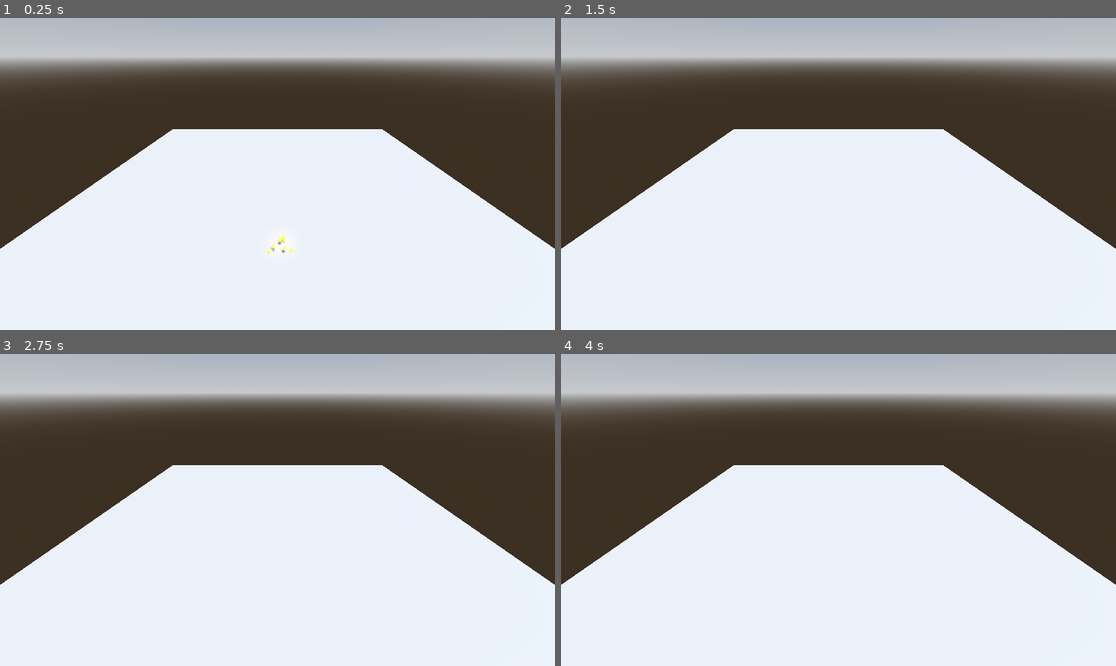
Above: before the commit, frames 1-4 (two rows, left to right).
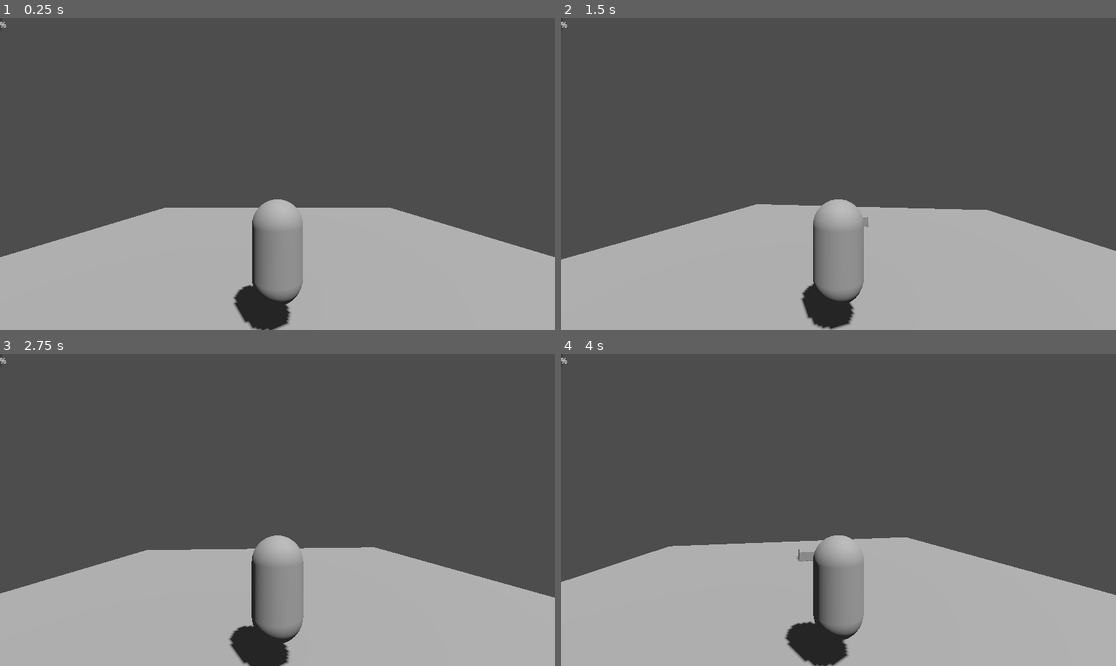
Above: after the commit, the same moments.

Repository: Icebane84/vector-nexus
Game: Godot game, scene res://scenes/world/Main.tscn
Same seed, same stepped clock (60 frames per second), same inputs: the game is played once before the commit and once after it.
Inputs (mouse positions are in pixels of both pictures, inside the frame that each line leads up to):
- Up to frame 1 (0.25 s): no input
- Up to frame 2 (1.5 s): tap Enter at 0.5 s; move the mouse to (866, 174) at 0.52 s; hold W (move_forward) from 0.53 s (still down); click (866, 174) at 0.6 s; tap Space at 1.25 s; move the mouse to (810, 174) at 1.27 s; tap Shift (dodge) at 1.35 s
- Up to frame 3 (2.75 s): keep holding W (move_forward); tap Enter at 2 s; move the mouse to (288, 503) at 2.02 s; tap E (interact) at 2.1 s
- Up to frame 4 (4 s): keep holding W (move_forward); tap Space at 2.75 s; move the mouse to (832, 516) at 2.77 s; tap Ctrl (parry) at 2.85 s; click (832, 516) at 2.92 s; tap Enter at 3.5 s; move the mouse to (877, 513) at 3.52 s; click (877, 513) at 3.6 s

The runs differ from the first frame. In frame 1, 97% of the frame differs, in the area x 0-100%, y 0-100%; in frame 2, 97%; in frame 3, 97%; in frame 4, 97%.

Commit message:
Refactor project structure and enhance components: update scene files, add HUD, implement navigation and sanity check scripts, and introduce technical skills library.

Diff:
--- a/project.godot
+++ b/project.godot
@@ -19,10 +19,6 @@
 
 Director="*res://scripts/globals/Director.gd"
 GameEvents="*res://scripts/globals/GameEvents.gd"
-CombatDirector="*res://scripts/systems/CombatDirector.gd"
-VfxPool="*res://scripts/systems/vfx/VFXPool.gd"
-QuestManager="*res://scripts/systems/QuestManager.gd"
-SaveManager="*res://scripts/systems/SaveManager.gd"
 
 [input]
 
--- a/scenes/entities/EnemyBase.tscn
+++ b/scenes/entities/EnemyBase.tscn
@@ -10,7 +10,9 @@
 
 [sub_resource type="CapsuleShape3D" id="CapsuleShape3D_enemy"]
 
-[node name="EnemyBase" type="CharacterBody3D" node_paths=PackedStringArray("state_machine")]
+[sub_resource type="BoxMesh" id="BoxMesh_la7cj"]
+
+[node name="EnemyBase" type="CharacterBody3D" node_paths=PackedStringArray("state_machine", "nav_comp")]
 script = ExtResource("1_EnemyBase")
 state_machine = NodePath("StateMachine")
 nav_comp = NodePath("NavigationComponent")
@@ -22,13 +24,11 @@
 
 [node name="AnimationPlayer" type="AnimationPlayer" parent="Visuals"]
 
+[node name="MeshInstance3D" type="MeshInstance3D" parent="Visuals"]
+mesh = SubResource("BoxMesh_la7cj")
+
 [node name="HealthComponent" type="Node" parent="."]
 script = ExtResource("2_HealthComponent")
-
-[node name="NavigationComponent" type="Node" parent="."]
-script = ExtResource("3_NavigationComponent")
-
-[node name="NavigationAgent3D" type="NavigationAgent3D" parent="NavigationComponent"]
 
 [node name="HurtboxComponent" type="Area3D" parent="."]
 script = ExtResource("4_HurtboxComponent")
@@ -39,10 +39,15 @@
 
 [node name="StateMachine" type="Node" parent="."]
 script = ExtResource("5_StateMachine")
-initial_state = NodePath("AIChaseState")
 
 [node name="AIChaseState" type="Node" parent="StateMachine"]
 script = ExtResource("6_AIChaseState")
 
 [node name="AIAttackState" type="Node" parent="StateMachine"]
 script = ExtResource("7_AIAttackState")
+
+[node name="NavigationComponent" type="Node3D" parent="." node_paths=PackedStringArray("nav_agent")]
+script = ExtResource("3_NavigationComponent")
+nav_agent = NodePath("NavigationAgent3D")
+
+[node name="NavigationAgent3D" type="NavigationAgent3D" parent="NavigationComponent"]
--- a/scenes/entities/Player.tscn
+++ b/scenes/entities/Player.tscn
@@ -1,11 +1,9 @@
-[gd_scene load_steps=18 format=3 uid="uid://f6bqct7ms4rf"]
+[gd_scene load_steps=17 format=3 uid="uid://f6bqct7ms4rf"]
 
 [ext_resource type="Script" path="res://scripts/entities/player/Player.gd" id="1_Player"]
 [ext_resource type="PackedScene" uid="uid://cs5aum1t0hr5b" path="res://scripts/entities/enemies/bosses/animation_player.tscn" id="2_8u7dm"]
-[ext_resource type="Script" path="res://scripts/systems/vfx/VFXPool.gd" id="2_bnuwa"]
 [ext_resource type="Script" path="res://scripts/entities/player/PlayerCamera.gd" id="2_PlayerCamera"]
 [ext_resource type="Script" path="res://scripts/components/HealthComponent.gd" id="3_HealthComponent"]
-[ext_resource type="PackedScene" uid="uid://vfxinstance" path="res://scenes/world/VFXInstance.tscn" id="3_l5s4d"]
 [ext_resource type="Script" path="res://scripts/components/PoiseComponent.gd" id="4_PoiseComponent"]
 [ext_resource type="Script" path="res://scripts/components/HitboxComponent.gd" id="5_HitboxComponent"]
 [ext_resource type="Script" path="res://scripts/components/HurtboxComponent.gd" id="6_HurtboxComponent"]
@@ -18,9 +16,11 @@
 
 [sub_resource type="CapsuleShape3D" id="CapsuleShape3D_player"]
 
-[sub_resource type="CapsuleShape3D" id="CapsuleShape3D_3fgmj"]
+[sub_resource type="CapsuleMesh" id="CapsuleMesh_t548n"]
 
-[node name="Player" type="CharacterBody3D" node_paths=PackedStringArray("state_machine")]
+[sub_resource type="BoxShape3D" id="BoxShape3D_jocyd"]
+
+[node name="Player" type="CharacterBody3D" node_paths=PackedStringArray("state_machine", "camera", "visuals")]
 script = ExtResource("1_Player")
 state_machine = NodePath("StateMachine")
 camera = NodePath("CameraPivot")
@@ -31,12 +31,15 @@
 shape = SubResource("CapsuleShape3D_player")
 
 [node name="Visuals" type="Node3D" parent="."]
-script = ExtResource("2_bnuwa")
-vfx_scene = ExtResource("3_l5s4d")
 
 [node name="AnimationPlayer" parent="Visuals" instance=ExtResource("2_8u7dm")]
 
+[node name="MeshInstance3D" type="MeshInstance3D" parent="Visuals"]
+mesh = SubResource("CapsuleMesh_t548n")
+
 [node name="CameraPivot" type="SpringArm3D" parent="."]
+transform = Transform3D(1, 0, 0, 0, 1, 0, 0, 0, 1, 0, 1.5, 0)
+spring_length = 4.0
 script = ExtResource("2_PlayerCamera")
 
 [node name="Camera3D" type="Camera3D" parent="CameraPivot"]
@@ -59,11 +62,10 @@
 script = ExtResource("5_HitboxComponent")
 
 [node name="CollisionShape3D" type="CollisionShape3D" parent="HitboxComponent"]
-shape = SubResource("CapsuleShape3D_3fgmj")
+shape = SubResource("BoxShape3D_jocyd")
 
 [node name="StateMachine" type="Node" parent="."]
 script = ExtResource("7_StateMachine")
-initial_state = NodePath("PlayerIdleState")
 
 [node name="PlayerIdleState" type="Node" parent="StateMachine"]
 script = ExtResource("8_PlayerIdleState")
--- a/scenes/ui/HUD.tscn
+++ b/scenes/ui/HUD.tscn
@@ -0,0 +1,11 @@
+[gd_scene load_steps=2 format=3 uid="uid://d33uecfmlx7ik"]
+
+[ext_resource type="Script" path="res://scripts/ui/HUD.gd" id="1_lewtm"]
+
+[node name="HUD" type="CanvasLayer"]
+script = ExtResource("1_lewtm")
+
+[node name="HealthBar" type="ProgressBar" parent="."]
+unique_name_in_owner = true
+offset_right = 4.0
+offset_bottom = 27.0
--- a/scenes/world/Main.tscn
+++ b/scenes/world/Main.tscn
@@ -1,29 +1,24 @@
-[gd_scene load_steps=9 format=3 uid="uid://testchamber"]
+[gd_scene load_steps=10 format=3 uid="uid://testchamber"]
 
 [ext_resource type="PackedScene" uid="uid://f6bqct7ms4rf" path="res://scenes/entities/Player.tscn" id="1_player"]
 [ext_resource type="Script" path="res://scripts/systems/vfx/VFXPool.gd" id="1_rs3dy"]
 [ext_resource type="PackedScene" uid="uid://dk5dhiv0s2qot" path="res://scenes/entities/EnemyBase.tscn" id="2_enemy"]
 [ext_resource type="PackedScene" uid="uid://vfxinstance" path="res://scenes/world/VFXInstance.tscn" id="2_ggebq"]
+[ext_resource type="Script" path="res://scripts/systems/CombatDirector.gd" id="3_x4b8t"]
+[ext_resource type="PackedScene" uid="uid://d33uecfmlx7ik" path="res://scenes/ui/HUD.tscn" id="5_8sfx7"]
 
-[sub_resource type="ProceduralSkyMaterial" id="ProceduralSkyMaterial_sky"]
+[sub_resource type="Environment" id="Environment_7mq71"]
 
-[sub_resource type="Sky" id="Sky_env"]
-sky_material = SubResource("ProceduralSkyMaterial_sky")
+[sub_resource type="CameraAttributesPractical" id="CameraAttributesPractical_1aw0u"]
 
-[sub_resource type="Environment" id="Environment_main"]
-background_mode = 2
-sky = SubResource("Sky_env")
-tonemap_mode = 2
-glow_enabled = true
-
-[sub_resource type="CapsuleShape3D" id="CapsuleShape3D_p8mu8"]
+[sub_resource type="Compositor" id="Compositor_ay14i"]
 
 [node name="Main" type="Node3D"]
-script = ExtResource("1_rs3dy")
-vfx_scene = ExtResource("2_ggebq")
 
 [node name="WorldEnvironment" type="WorldEnvironment" parent="."]
-environment = SubResource("Environment_main")
+environment = SubResource("Environment_7mq71")
+camera_attributes = SubResource("CameraAttributesPractical_1aw0u")
+compositor = SubResource("Compositor_ay14i")
 
 [node name="DirectionalLight3D" type="DirectionalLight3D" parent="."]
 transform = Transform3D(0.866025, -0.433013, 0.25, 0, 0.5, 0.866025, -0.5, -0.75, 0.433013, 0, 10, 0)
@@ -34,20 +29,17 @@
 use_collision = true
 size = Vector3(20, 1, 20)
 
-[node name="Player" parent="." node_paths=PackedStringArray("camera") instance=ExtResource("1_player")]
-transform = Transform3D(1, 0, 0, 0, 1, 0, 0, 0, 1, 0, 0, 4)
-camera = NodePath("../PlayerCamera")
+[node name="Player" parent="." instance=ExtResource("1_player")]
+transform = Transform3D(1, 0, 0, 0, 1, 0, 0, 0, 1, 0, 1.5, 4)
 
 [node name="EnemyBase" parent="." instance=ExtResource("2_enemy")]
 transform = Transform3D(1, 0, 0, 0, 1, 0, 0, 0, 1, 0, 0, -4)
 
-[node name="Camera3D" type="Camera3D" parent="."]
-transform = Transform3D(1, 0, 0, 0, 0.866025, 0.5, 0, -0.5, 0.866025, 0, 6, 9)
-current = true
+[node name="CombatDirector" type="Node" parent="."]
+script = ExtResource("3_x4b8t")
 
-[node name="PlayerCamera" type="SpringArm3D" parent="."]
-shape = SubResource("CapsuleShape3D_p8mu8")
+[node name="HUD" parent="." instance=ExtResource("5_8sfx7")]
 
-[node name="VFXPool" type="Node3D" parent="."]
+[node name="VFXPool" type="Node" parent="."]
 script = ExtResource("1_rs3dy")
 vfx_scene = ExtResource("2_ggebq")
--- a/scenes/world/VFXInstance.tscn
+++ b/scenes/world/VFXInstance.tscn
@@ -1,31 +1,6 @@
-[gd_scene load_steps=5 format=3 uid="uid://vfxinstance"]
+[gd_scene load_steps=2 format=3 uid="uid://vfxinstance"]
 
 [ext_resource type="Script" path="res://scripts/systems/vfx/VFXInstance.gd" id="1_vfx"]
 
-[sub_resource type="ParticleProcessMaterial" id="ParticleProcessMaterial_spark"]
-direction = Vector3(0, 1, 0)
-spread = 180.0
-initial_velocity_min = 3.0
-initial_velocity_max = 5.0
-
-[sub_resource type="StandardMaterial3D" id="StandardMaterial3D_spark"]
-albedo_color = Color(1, 0.8, 0.2, 1)
-emission_enabled = true
-emission = Color(1, 0.5, 0, 1)
-emission_energy_multiplier = 2.0
-
-[sub_resource type="BoxMesh" id="BoxMesh_spark"]
-material = SubResource("StandardMaterial3D_spark")
-size = Vector3(0.1, 0.1, 0.1)
-
 [node name="VFXInstance" type="Node3D"]
 script = ExtResource("1_vfx")
-
-[node name="Particles" type="GPUParticles3D" parent="."]
-emitting = false
-amount = 12
-lifetime = 0.5
-one_shot = true
-explosiveness = 1.0
-process_material = SubResource("ParticleProcessMaterial_spark")
-draw_pass_1 = SubResource("BoxMesh_spark")
--- /dev/null
+++ b/scripts/tools/ProjectSanityCheck.gd
@@ -0,0 +1,66 @@
+@tool
+extends EditorScript
+
+## PHOENIX_CODEX: v4.3.1 - Hardware Sanity Audit
+func _run() -> void:
+	print("--- PHOENIX_LOG: BEGINNING SYSTEM SANITY CHECK ---")
+
+	# PHOENIX_FIX: EditorScript uses get_scene() to access the edited root
+	var root = get_scene()
+
+	if not root:
+		print("PHOENIX_LOG: ERROR - No active scene open in the editor tab.")
+		return
+
+	# 1. Global Infrastructure Checks
+	_check_autoloads()
+
+	# 2. Context-Aware Audits
+	# Note: We check class_name strings to avoid script-load circularity in the editor
+	if root.name == "Main":
+		_audit_main_scene(root)
+	elif root.get_script() and root.get_script().get_global_name() == &"Player":
+		_audit_player(root)
+	elif root.get_script() and root.get_script().get_global_name() == &"EnemyBase":
+		_audit_enemy(root)
+	else:
+		print("PHOENIX_LOG: Generic scene detected. Auditing children for common components...")
+		_audit_generic(root)
+
+	print("--- PHOENIX_LOG: SANITY CHECK COMPLETE ---")
+
+func _check_autoloads() -> void:
+	var required = ["Director", "GameEvents", "CombatDirector", "VfxPool"]
+	for a in required:
+		if not ProjectSettings.has_setting("autoload/" + a):
+			print("  [!] MISSING AUTOLOAD: ", a)
+
+func _audit_player(p: Node) -> void:
+	print("PHOENIX_LOG: Auditing Player Instance...")
+	if p.get("state_machine") == null: print("  [!] ERROR: Player 'state_machine' slot is empty.")
+	if p.get("camera") == null: print("  [!] ERROR: Player 'camera' slot is empty.")
+
+	_check_node(p, "HealthComponent")
+	_check_node(p, "HurtboxComponent")
+	_check_node(p, "HitboxComponent")
+
+func _audit_enemy(e: Node) -> void:
+	print("PHOENIX_LOG: Auditing Enemy Instance...")
+	if e.get("state_machine") == null: print("  [!] ERROR: Enemy 'state_machine' slot is empty.")
+	if e.get("nav_comp") == null: print("  [!] ERROR: Enemy 'nav_comp' slot is empty.")
+
+	_check_node(e, "HealthComponent")
+
+func _audit_main_scene(m: Node) -> void:
+	print("PHOENIX_LOG: Auditing Main Test Chamber...")
+	_check_node(m, "Player")
+	_check_node(m, "EnemyBase")
+
+func _audit_generic(n: Node) -> void:
+	# Recursive check for any stray components
+	for child in n.get_children():
+		_audit_generic(child)
+
+func _check_node(parent: Node, path: String) -> void:
+	if not parent.has_node(path):
+		print("  [!] MISSING NODE at path: ", path)
Not shown: 1 places in scenes/entities/EnemyBase.tscn that only renumber resources
Not shown, changed: AGENTS.md
Not shown, added: SKILL.md
Not shown, added: scripts/tools/sync_blackboard.py
